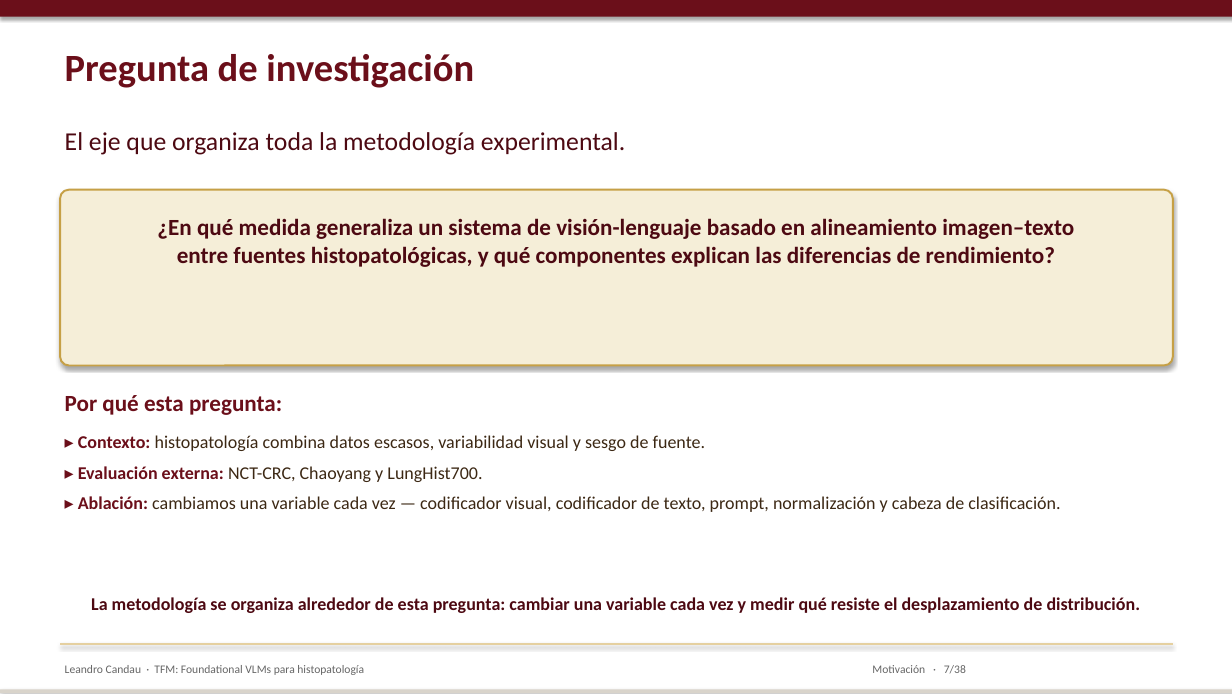
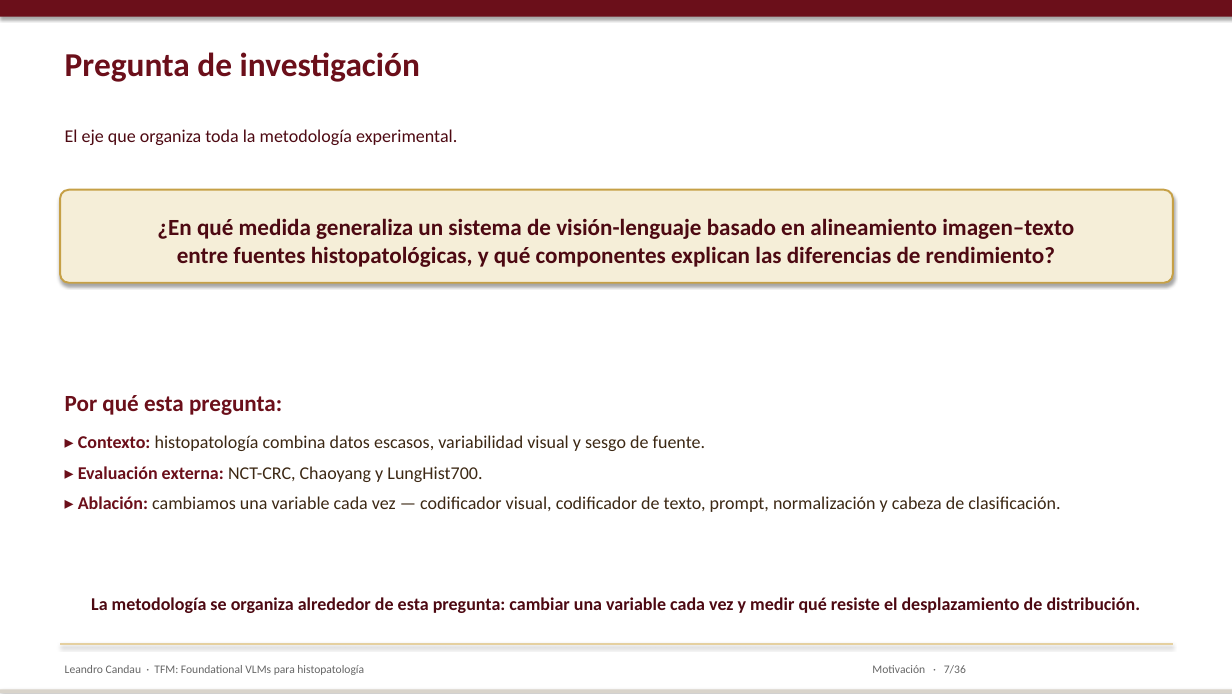
Before and after one commit to lcandau/histopathology-clip-lab, a slide deck: slide 7 of report/TFM_defense.pptx. Drawn at 1232x694 pixels with LibreOffice and Linux fonts; fonts in the diff are those of the drawing. Boxes give left, top, right and bottom in pixels: in the first picture for what was removed or moved away, otherwise in the second. Text is boxed around its words. In the diff, an @@ line names an element or a change of style, - is before the commit and + after.

```diff
--- a/report/TFM_defense.pptx
+++ b/report/TFM_defense.pptx
@@ text "Pregunta de investigación" at <box>65,52,420,82</box>: size 30 to 26 pt @@
@@ text "El eje que organiza toda ..." at <box>65,129,457,145</box>: size 20 to 14 pt @@
@@ rounded rectangle: place and size @@
-rounded rectangle at <box>60,190,1173,365</box>
+rounded rectangle at <box>60,190,1173,283</box>
@@ rounded rectangle at <box>60,190,1173,283</box>: proportions changed @@
```
Also in this commit, not shown: 28 other slides changed, 1 slide added, 3 slides removed.
